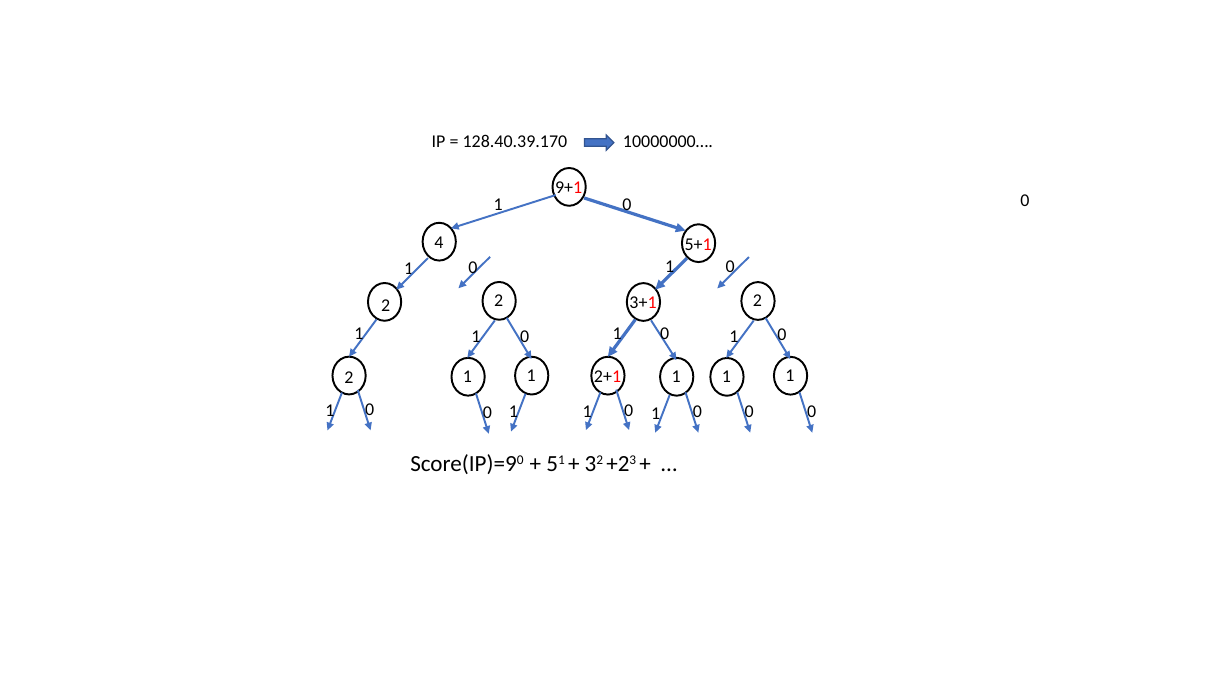
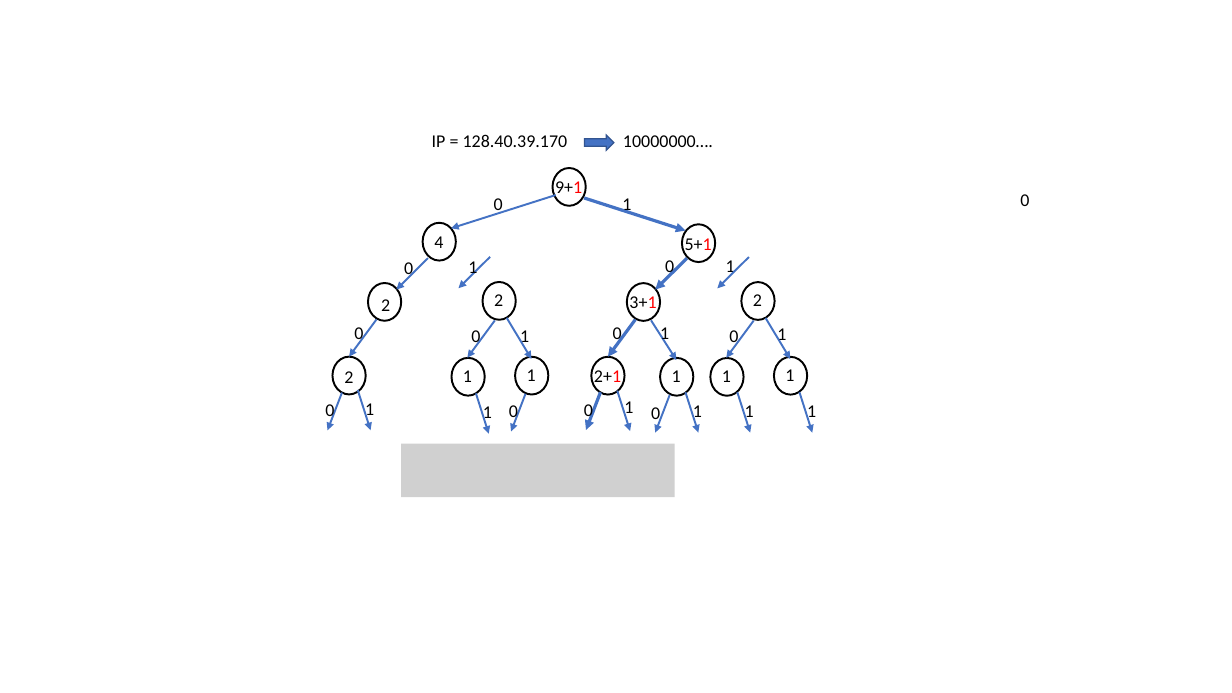
Before and after one commit to sambacha/service-discovery-paper, a slide deck: slide 1 of img/ip_tree_small_source.pptx. Drawn at 1232x693 pixels with LibreOffice and Linux fonts; fonts in the diff are those of the drawing; grey boxes stand for pictures. Boxes give left, top, right and bottom in pixels: in the first picture for what was removed or moved away, otherwise in the second. Text is boxed around its words. In the diff, an @@ line names an element or a change of style, - is before the commit and + after.

Commit message:
ip tree source

```diff
--- a/img/ip_tree_small_source.pptx
+++ b/img/ip_tree_small_source.pptx
@@ text "0": place and size @@
-text "0" at [622,195,631,215]
+text "0" at [494,198,503,216]
@@ text "1": place and size @@
-text "1" at [494,198,503,216]
+text "1" at [622,198,631,215]
@@ text "0": place and size @@
-text "0" at [468,261,477,279]
+text "0" at [404,262,413,279]
@@ text "1": place and size @@
-text "1" at [404,262,413,279]
+text "1" at [468,261,477,279]
@@ text "0": place and size @@
-text "0" at [726,260,735,277]
+text "0" at [665,260,674,277]
@@ text "1": place and size @@
-text "1" at [665,260,674,277]
+text "1" at [726,260,735,277]
@@ text at [354,327,363,344]: text changed @@
-1
+0
@@ 3 texts: place and size @@
-3 texts at [520,327,786,348]
+3 texts at [471,327,738,347]
@@ 3 texts: place and size @@
-3 texts at [471,327,738,347]
+3 texts at [520,327,786,348]
@@ text "0": place and size @@
-text "0" at [365,403,374,421]
+text "0" at [325,404,334,422]
@@ text "1": place and size @@
-text "1" at [325,404,334,422]
+text "1" at [365,403,374,421]
@@ text "1": place and size @@
-text "1" at [509,405,518,423]
+text "1" at [483,406,492,423]
@@ text "0": place and size @@
-text "0" at [483,406,492,423]
+text "0" at [509,405,518,423]
@@ text "0": place and size @@
-text "0" at [693,405,702,423]
+text "0" at [584,404,593,421]
@@ arrow (601, 393) - (586, 430): stroke #4472C4 1.5 pt to #4472C4 2.5 pt @@
@@ text "1": place and size @@
-text "1" at [651,407,660,425]
+text "1" at [624,401,633,419]
@@ text "0": place and size @@
-text "0" at [624,404,633,422]
+text "0" at [651,407,660,425]
@@ text "1": place and size @@
-text "1" at [583,405,592,422]
+text "1" at [693,405,702,423]
@@ text at [745,405,754,422]: text changed @@
-0
+1
@@ text at [807,405,816,422]: text changed @@
-0
+1
@@ picture added at [401,444,675,497] @@
@@ text removed at [410,454,516,474] @@
-Score(IP)=90 + 51 + 32 +23 + …
```
